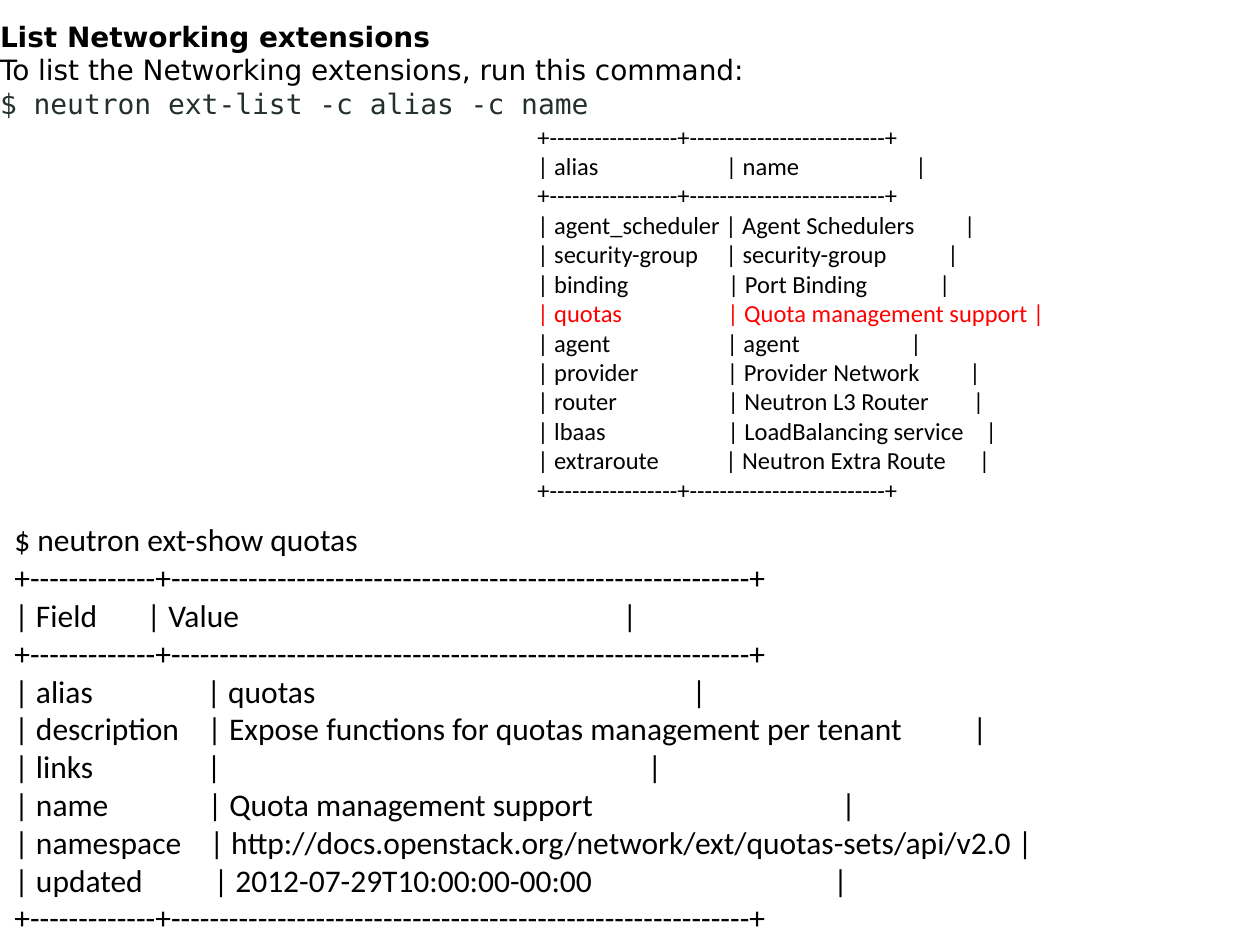
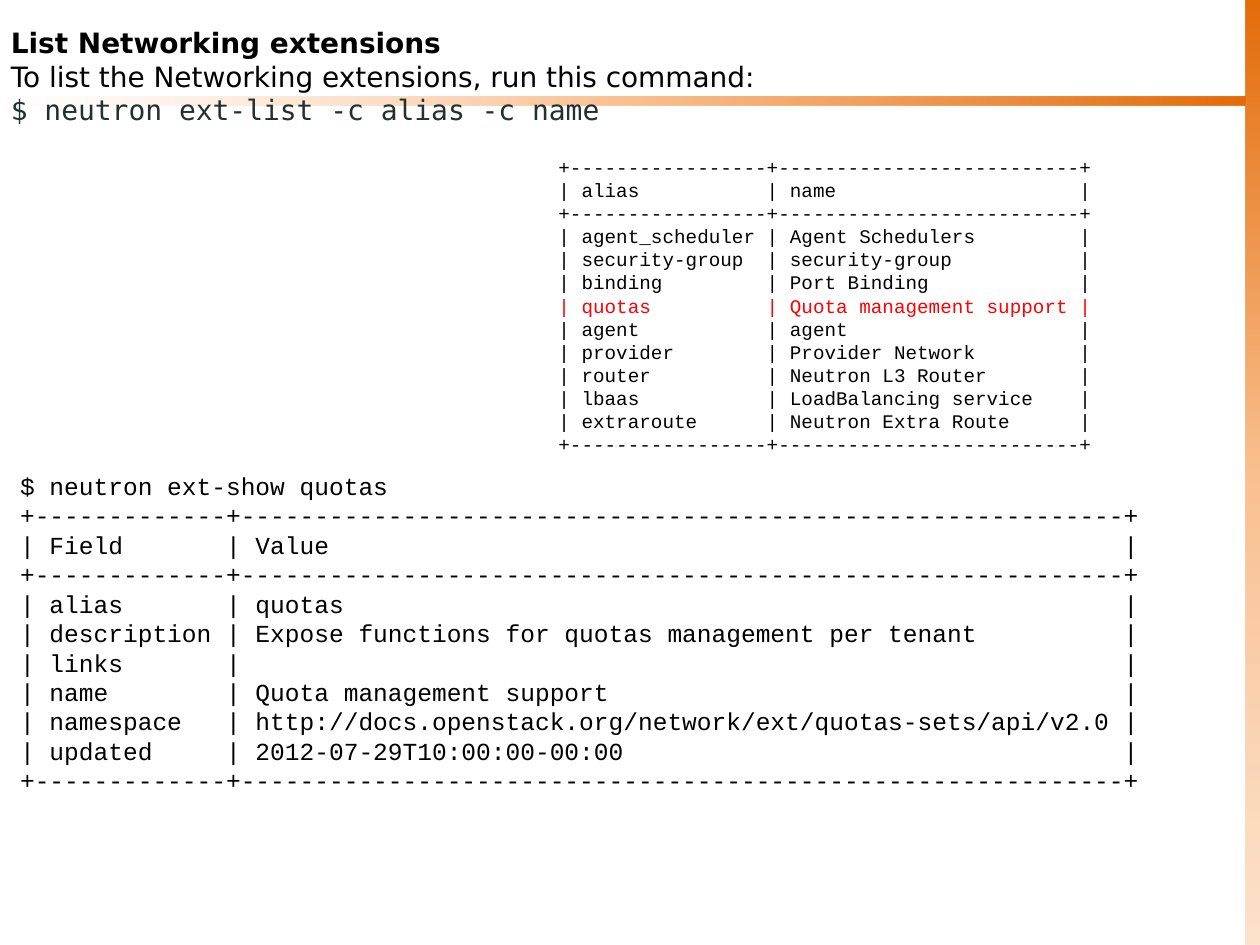
Before and after one commit to sknrao/openstack-neutron-revengg, a slide deck: slide 21 of OS-Neutron-Utilities-Support.pptx. Drawn at 1260x945 pixels with LibreOffice and Linux fonts; fonts in the diff are those of the drawing. Boxes give left, top, right and bottom in pixels: in the first picture for what was removed or moved away, otherwise in the second. Text is boxed around its words. In the diff, an @@ line names an element or a change of style, - is before the commit and + after.

Commit message:
Updated multiple slides with themes
No text/content modification has been done - only theme and at some
places, content holder re-alignments.

```diff
--- a/OS-Neutron-Utilities-Support.pptx
+++ b/OS-Neutron-Utilities-Support.pptx
@@ text "List Networking extensions" rewrapped from (x1=0, y1=25, x2=744, y2=115) to (x1=11, y1=31, x2=755, y2=127) @@
@@ rectangle added at (x1=1245, y1=0, x2=1260, y2=945), fill gradient #E46C0A to #FAC090 to #FCD5B5 @@
@@ rectangle added at (x1=15, y1=97, x2=1245, y2=106), fill gradient #E46C0A to #FAC090 to #FCD5B5 @@
@@ text "+-----------------+--------------------------+" moved from (x1=554, y1=158, x2=1027, y2=470) to (x1=582, y1=183, x2=1068, y2=429) @@
@@ text "+-----------------+--------------------------+" at (x1=582, y1=183, x2=1068, y2=429): size 14 to 11 pt, font Calibri to Courier New @@
@@ text "$ neutron ext-show quotas" moved from (x1=36, y1=529, x2=1010, y2=897) to (x1=49, y1=477, x2=1108, y2=765) @@
@@ text "$ neutron ext-show quotas" at (x1=49, y1=477, x2=1108, y2=765): size 18 to 14 pt, font Calibri to Courier New @@
```
Also in this commit, not shown: 67 other slides changed, 8 other files.
